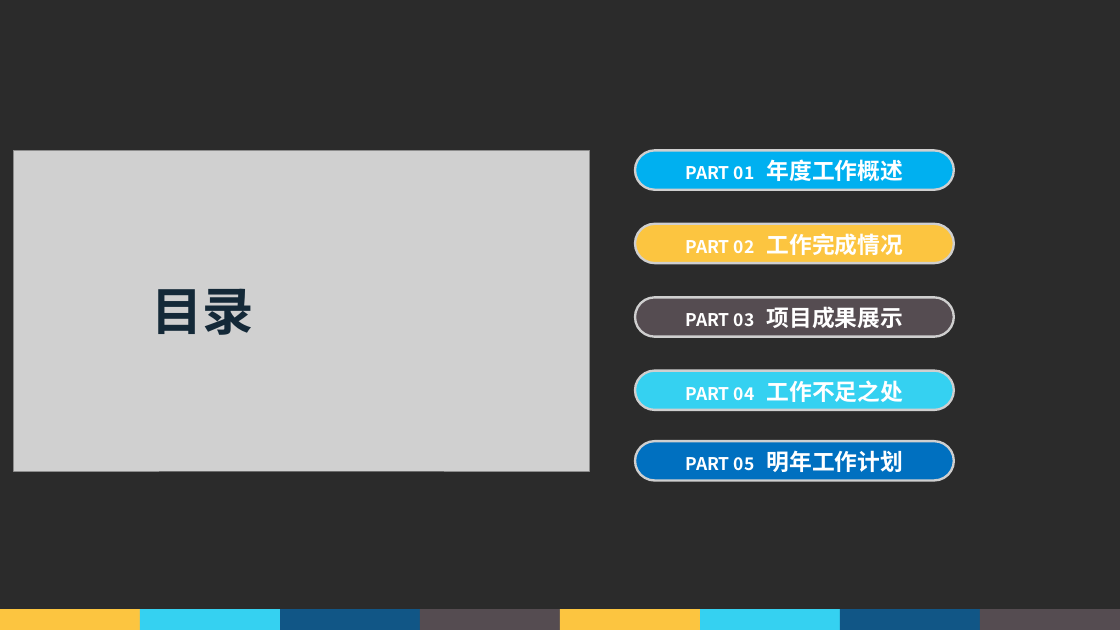
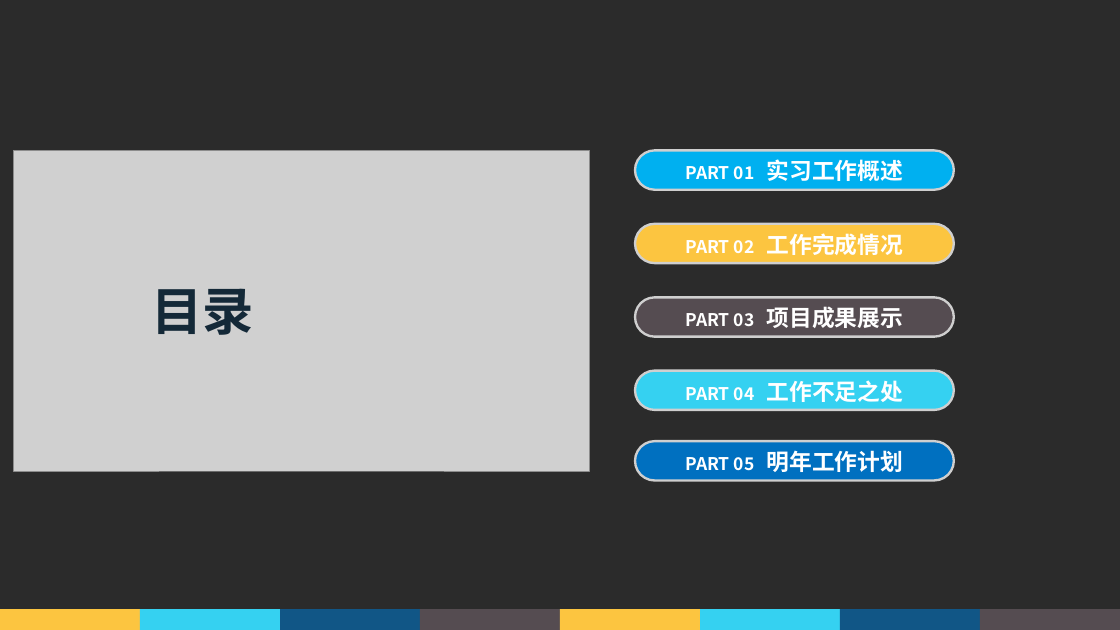
Before and after one commit to Cbh777/win_prj, a slide deck: slide 2 of FullhanWorkFile/转正答辩.pptx (slide 3 before the commit). Drawn at 1120x630 pixels with LibreOffice and Linux fonts; fonts in the diff are those of the drawing; grey boxes stand for pictures; background and template pictures are left out; a plain dark background stands for a picture behind light text. Boxes give left, top, right and bottom in pixels: in the first picture for what was removed or moved away, otherwise in the second. Text is boxed around its words. In the diff, an @@ line names an element or a change of style, - is before the commit and + after.

```diff
--- a/FullhanWorkFile/转正答辩.pptx
+++ b/FullhanWorkFile/转正答辩.pptx
@@ text at box(685, 159, 903, 181): text changed @@
-PART 01 年度工作概述
+PART 01 实习工作概述
```
Also in this commit, not shown: 8 other slides changed, 9 slides added, 4 slides removed.
